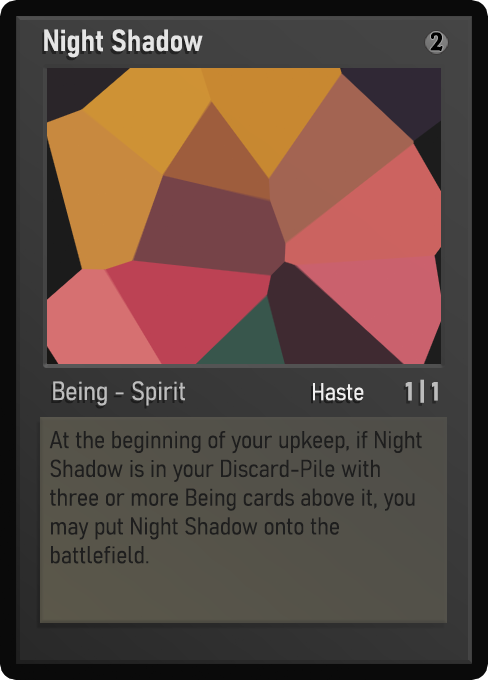
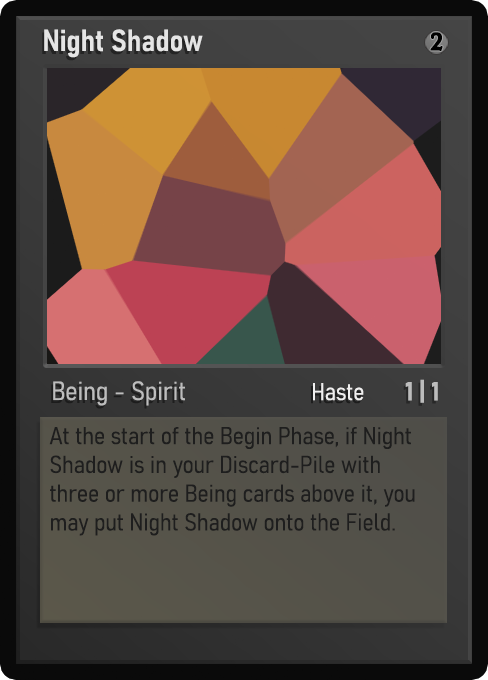
Layer changes from the first 488 x 680 image to the second:
painted on "Desc_norm" over [49, 427, 422, 564]
